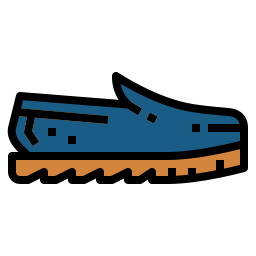
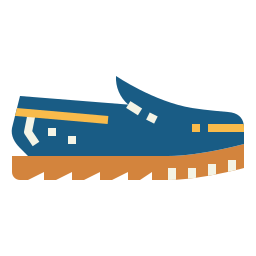
Comparing the layer stacks of the two 256px x 256px images. Changes:
painted on "L1" over [7, 72, 248, 184]
